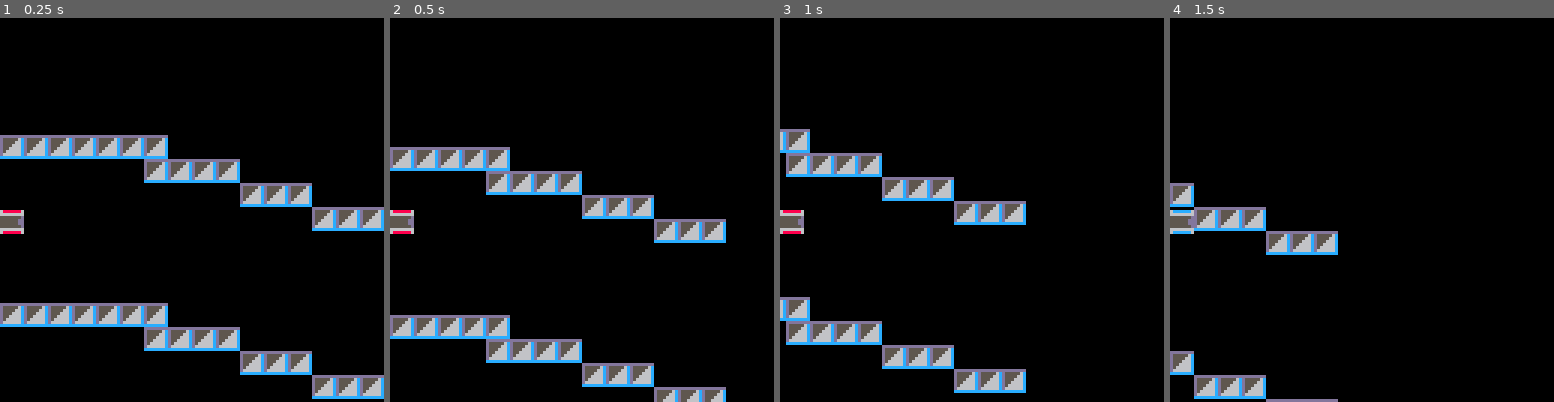
Above: before the commit, frames 1-4 (left to right).
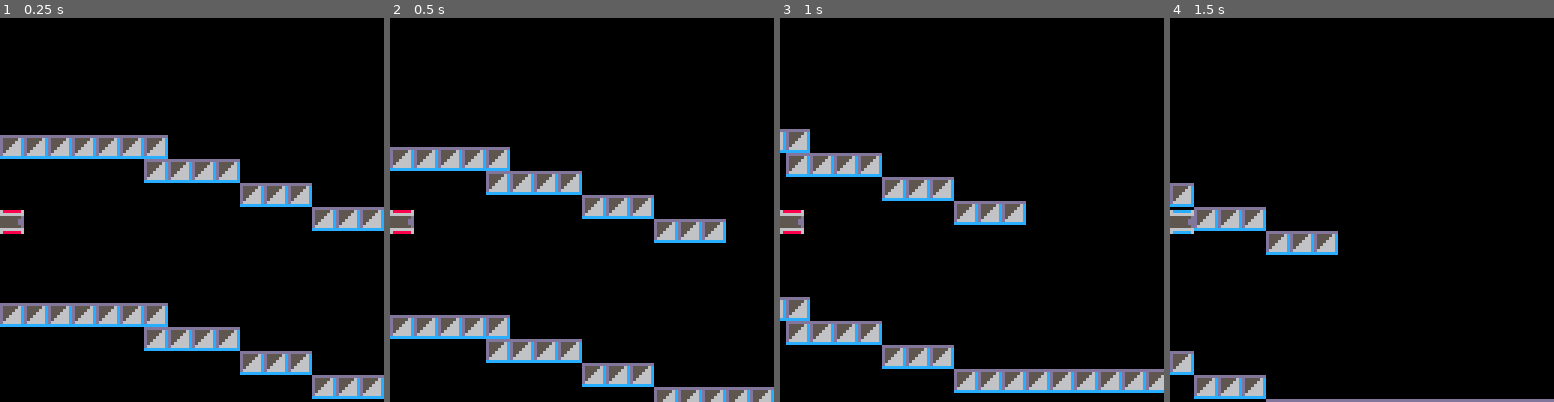
Above: after the commit, the same moments.

Repository: Kertic/picoProjects
Game: PICO-8 cartridge pico-8/gravman.p8
Same seed, same stepped clock (60 frames per second), same inputs: the game is played once before the commit and once after it.
Inputs:
- Up to frame 1 (0.25 s): no input
- Up to frame 2 (0.5 s): tap X (X key) at 0.33 s
- Up to frame 3 (1 s): tap O (Z key) at 0.7 s
- Up to frame 4 (1.5 s): tap X (X key) at 1.07 s

Frame 1 is identical in both runs. In frame 2, 0.5% of the frame differs, in the area x 87-100%, y 96-100%; in frame 3, 2.2%, in the area x 64-100%, y 91-98%; in frame 4, 0.4%.

Commit message:
Did some map checking

Diff:
--- a/pico-8/gravman.p8
+++ b/pico-8/gravman.p8
@@ -317,7 +317,8 @@
 00000000000000000000000000000000000000000000000000000000000000000000000000000000000000000000000000000000000000000000000000000000
 00000000000000000000000002020200000000000000000000000000000000000000000000000000000000000000000000000000000000000000000000000000
 00000000000000000000000000000000000000000000000000000000000000000000000000000000000000000000000000000000000000000000000000000000
-00000000000000000000000000000002020200000000000000000000000000000000000000000000000000000000000000000000000000000000000000000000
+00000000000000000000000000000002020202020202020202020202020202020202020202020202020202020202020202020202020202020202020202020202
+02020202020202020202020202020202020202020202020202020202020202020202020202020202020202020202020202020202020202020202020202020202
 
 
 
@@ -459,10 +460,10 @@
 2020202020202020200000000000000000000000000000000000000000000000000000000000000000000000000000000000000000000000000000000000000000000000000000000000000000000000000000000000000000000000000000000000000000000000000000000000000000000000000000000000000000000000
 0000000000000000202020200000000000000000000000000000000000000000000000000000000000000000000000000000000000000000000000000000000000000000000000000000000000000000000000000000000000000000000000000000000000000000000000000000000000000000000000000000000000000000
 0000000000000000000000002020200000000000000000000000000000000000000000000000000000000000000000000000000000000000000000000000000000000000000000000000000000000000000000000000000000000000000000000000000000000000000000000000000000000000000000000000000000000000
-0000000000000000000000000000002020200000000000000000000000000000000000000000000000000000000000000000000000000000000000000000000000000000000000000000000000000000000000000000000000000000000000000000000000000000000000000000000000000000000000000000000000000000
-…(6 lines of a section not shown)…
+0000000000000000000000000000002020202020202020202020202020202020202020202020202020202020202020202020202020202020202020202020202020202020202020202020202020202020202020202020202020202020202020202020202020202020202020202020202020202020202020202020202020202020
+…(6 lines of a section not shown)…
Not shown, added: pico-8/graman.p8.png
Not shown, added: pico-8/grav.png
